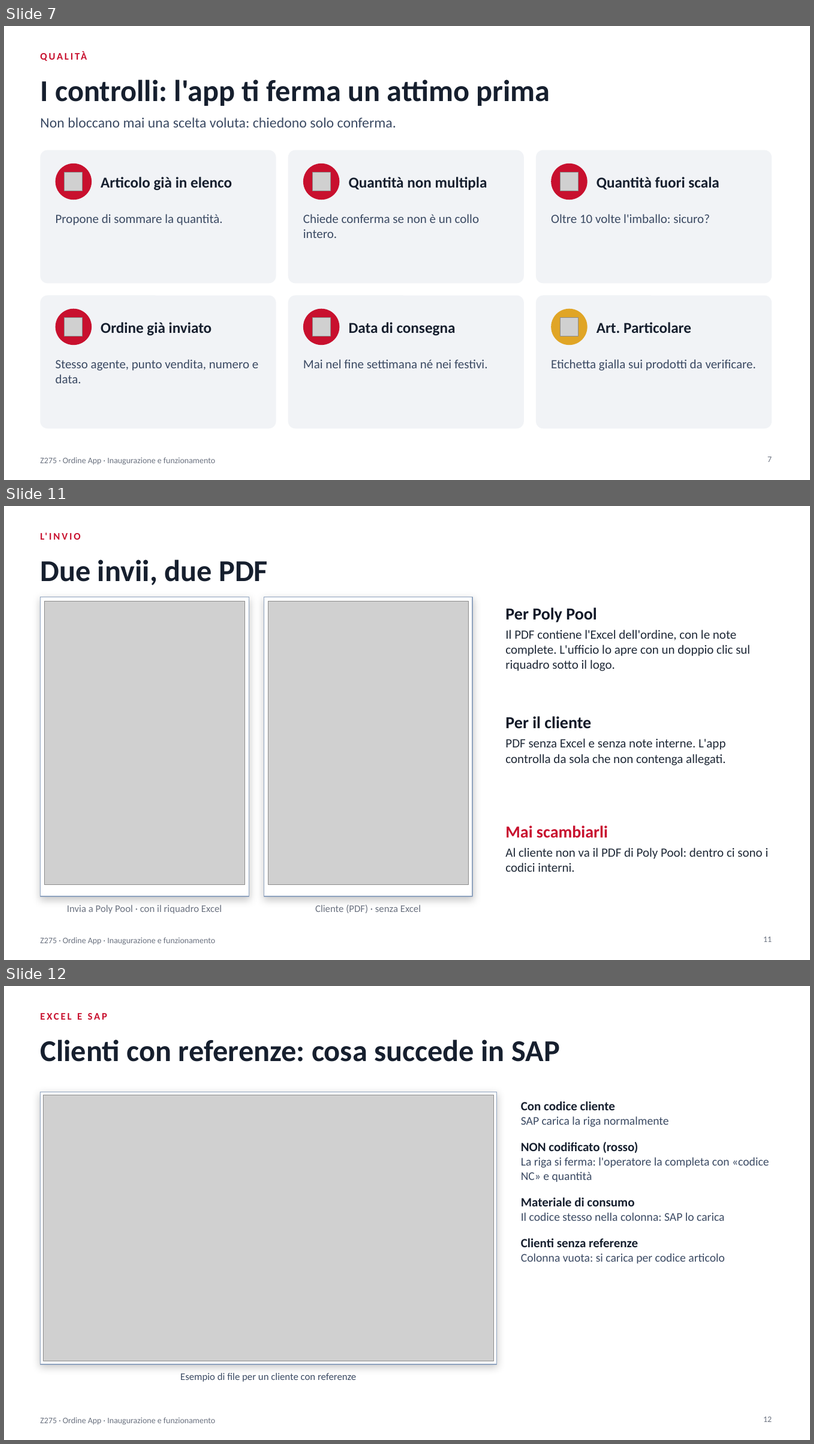
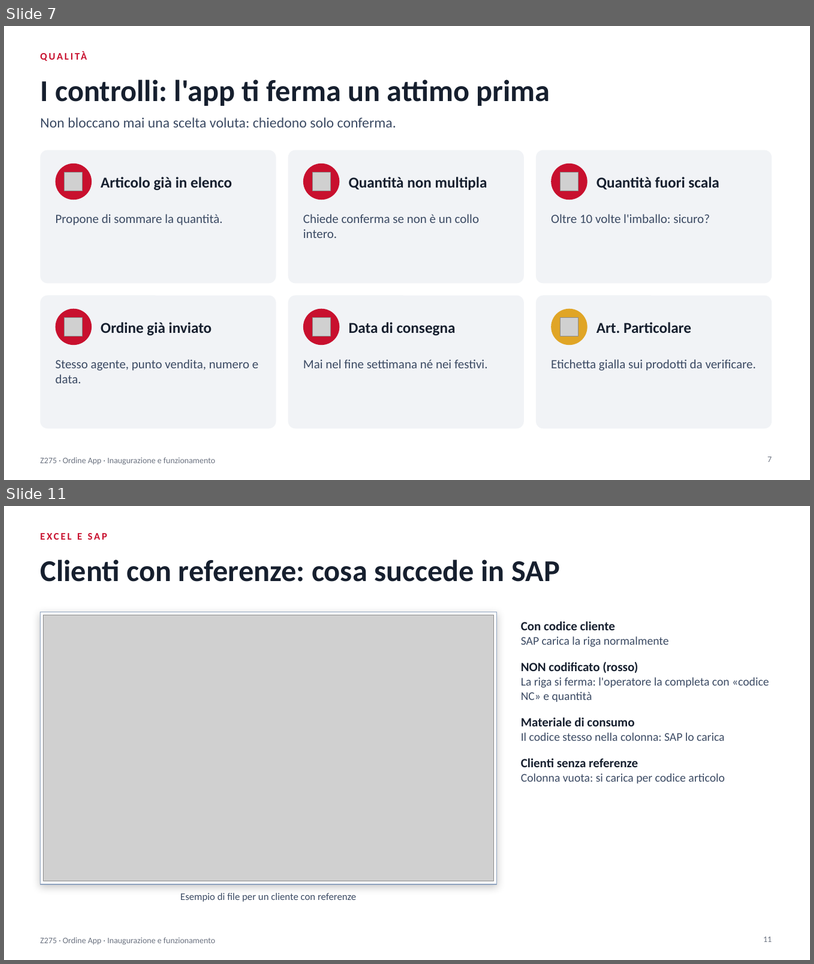
Before and after one commit to PPparre/Z275_App_Ordine, a slide deck: Z275_Presentazione.pptx. Shown one above the other, each under a label of ours: slides 7, 11 and 12 before the commit, slides 7 and 11 after it; the slides between them are not shown. The pictures are 814x1444 and 814x964 pixels, drawn with LibreOffice and Linux fonts; fonts in the diff are those of the drawing; grey boxes stand for pictures. Boxes give left, top, right and bottom in pixels: in the first picture for what was removed or moved away, otherwise in the second. Text is boxed around its words. In the diff, an @@ line names an element or a change of style, - is before the commit and + after.

Commit message:
Update v.30.1: new flox conferma e invia (eto PDF+XLS)

```diff
--- a/Z275_Presentazione.pptx
+++ b/Z275_Presentazione.pptx
@@ slide 11 removed at [4, 506, 810, 960], background #FFFFFF; not listed: 1 template element that a slide beside it also shows @@
@@ text removed at [40, 532, 47, 540] @@
-L'INVIO
@@ title removed at [40, 559, 268, 585] @@
-Due invii, due PDF
@@ rectangle removed at [40, 597, 249, 896] @@
@@ picture removed at [45, 601, 245, 884] @@
@@ rectangle removed at [264, 597, 473, 896] @@
@@ picture removed at [269, 601, 468, 884] @@
@@ text removed at [506, 607, 750, 671] @@
-Per Poly Pool
-Il PDF contiene l'Excel dell'ordine, con le note complete. L'ufficio lo apre con un doppio clic sul riquadro sotto il logo.
@@ text removed at [506, 716, 726, 765] @@
-Per il cliente
-PDF senza Excel e senza note interne. L'app controlla da sola che non contenga allegati.
@@ text removed at [506, 825, 769, 871] @@
-Mai scambiarli
-Al cliente non va il PDF di Poly Pool: dentro ci sono i codici interni.
@@ text removed at [67, 904, 222, 913] @@
-Invia a Poly Pool · con il riquadro Excel
@@ text removed at [315, 904, 421, 913] @@
-Cliente (PDF) · senza Excel
@@ page number removed at [764, 936, 772, 942] @@
-11
@@ what was slide 12 is now slide 11 @@
@@ page number at [764, 936, 772, 942]: text changed @@
-12
+11
```
Also in this commit, not shown: 9 slides changed, 4 other files.
